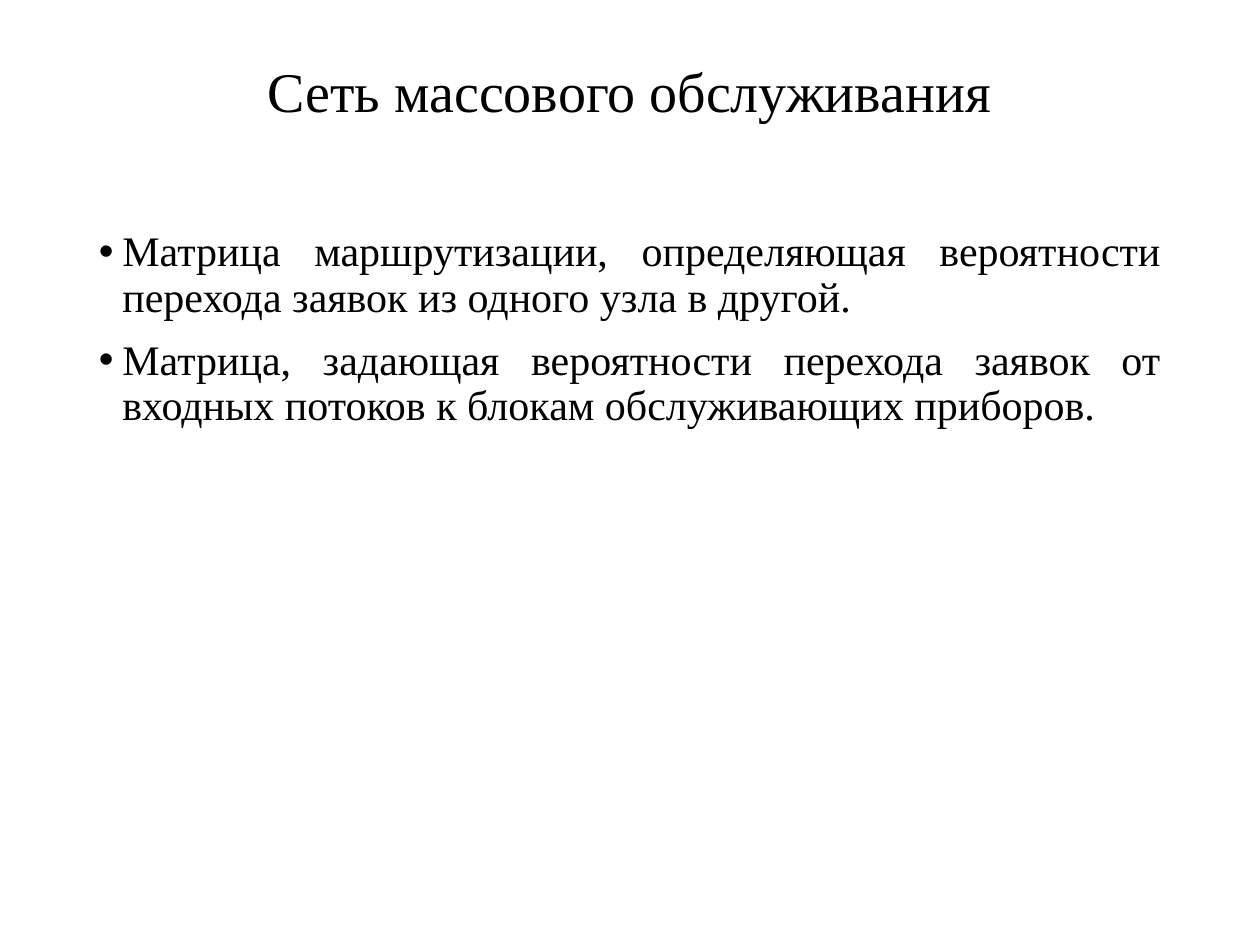
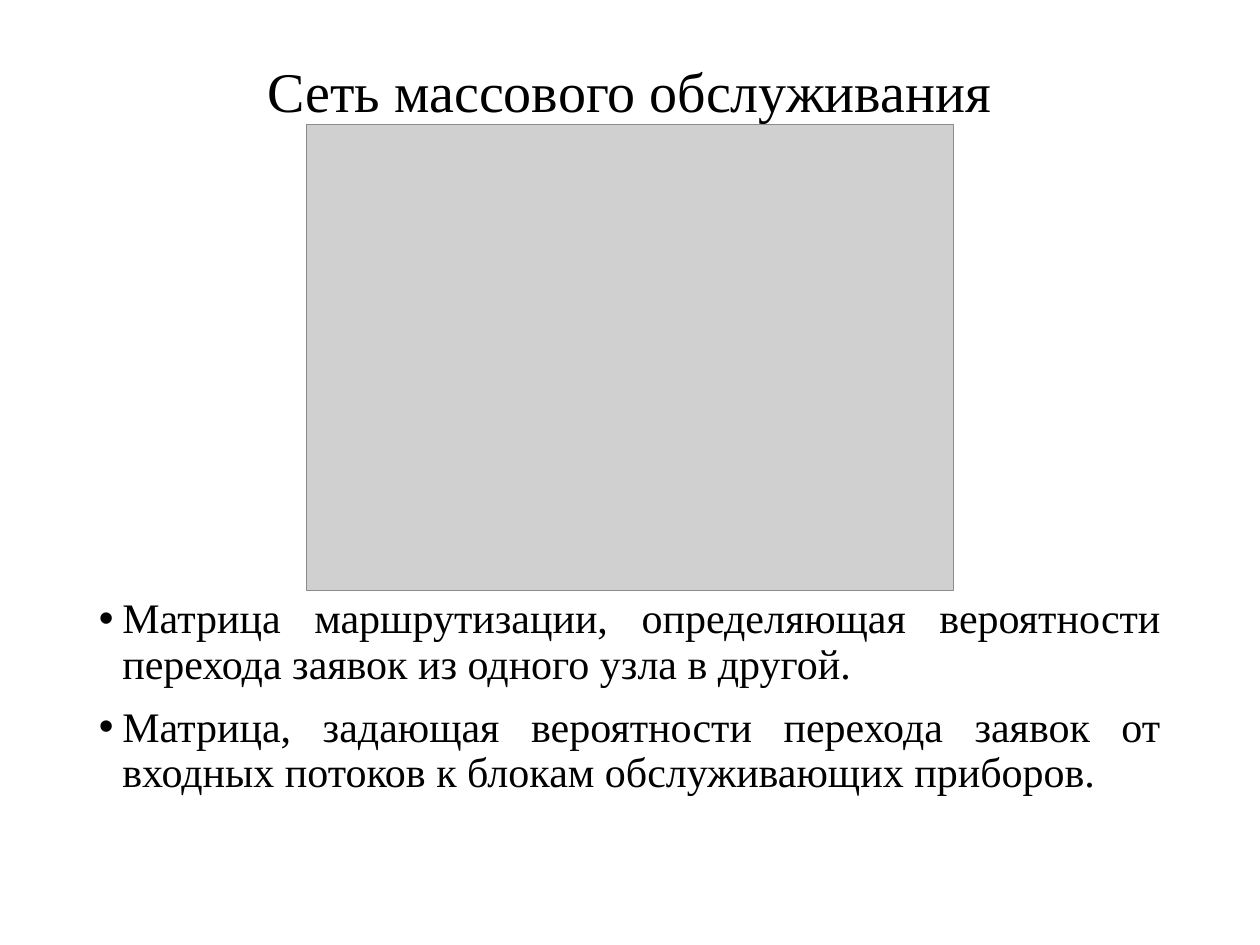
Before and after one commit to F1nZeR/CourseWork, a slide deck: slide 2 of Study/chuvilyev_ka.ppt. Drawn at 1260x945 pixels with LibreOffice and Linux fonts; fonts in the diff are those of the drawing; grey boxes stand for pictures. Boxes give left, top, right and bottom in pixels: in the first picture for what was removed or moved away, otherwise in the second. Text is boxed around its words. In the diff, an @@ line names an element or a change of style, - is before the commit and + after.

```diff
--- a/Study/chuvilyev_ka.ppt
+++ b/Study/chuvilyev_ka.ppt
@@ picture added at bbox=[306, 125, 953, 591] @@
@@ text "Матрица маршрутизации, определяющая вероятности перехода ...": place and size @@
-text "Матрица маршрутизации, определяющая вероятности перехода ..." at bbox=[122, 238, 1160, 429]
+text "Матрица маршрутизации, определяющая вероятности перехода ..." at bbox=[122, 605, 1160, 796]
```
Also in this commit, not shown: 36 other files.
